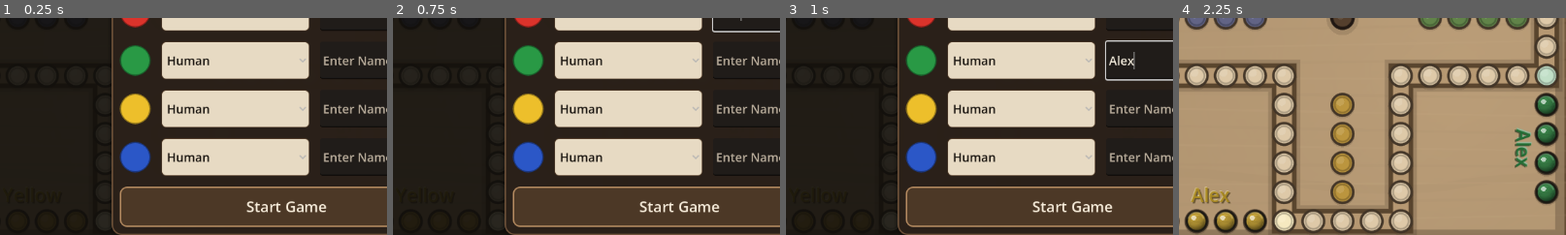
Above: before the commit, frames 1-4 (left to right).
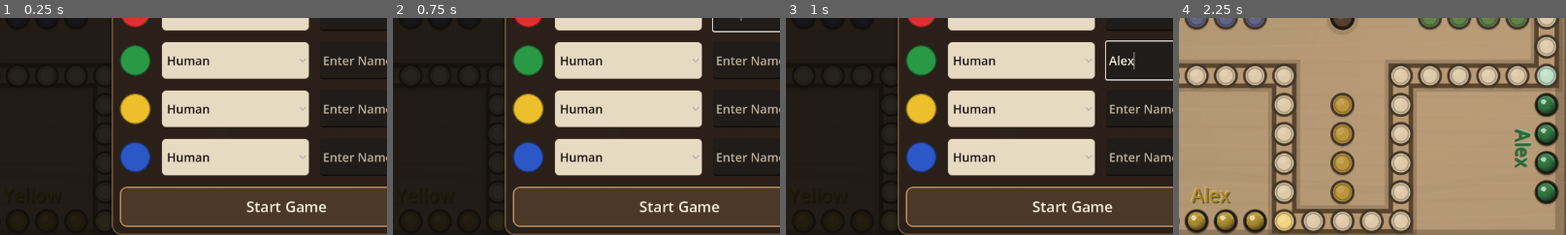
Above: after the commit, the same moments.

Repository: ItsTheMcCoy/wahoo-app
Game: Godot game, scene res://scenes/Main.tscn
Same seed, same stepped clock (60 frames per second), same inputs: the game is played once before the commit and once after it.
Inputs (mouse positions are % of the whole screen's width and height, from its top left):
- Up to frame 1 (0.25 s): no input
- Up to frame 2 (0.75 s): click (62, 49) at 0.52 s; type "Alex" at 0.6 s
- Up to frame 3 (1 s): click (62, 60) at 0.75 s; type "Alex" at 0.83 s; click (62, 71) at 0.98 s
- Up to frame 4 (2.25 s): type "Alex" at 1.07 s; click (62, 82) at 1.27 s; type "Alex" at 1.35 s; click "Start Game" at 2 s
The pictures show only the part of the screen within x 13-63%, y 50-100%; the shares and areas given below are measured in that part.

The runs differ from the first frame. In frame 4, 0.3% of the frame differs, in the area x 24-30%, y 89-99%.

Commit message:
Improve yellow base-exit shading

Diff:
--- a/godot/scripts/wahoo_board_view.gd
+++ b/godot/scripts/wahoo_board_view.gd
@@ -440,7 +440,11 @@
         var fill := TRACK_CELL
         for player in range(WahooState.NUM_PLAYERS):
             if coord == WahooLayout.track_grid_coord(WahooState.base_exit(player)):
-                fill = _lightened(PLAYER_COLORS[player], 0.72)
+                var lightening := 0.72
+                if player == 2:
+                    # Yellow needs a stronger tint to remain distinguishable from the wood-toned track cells.
+                    lightening = 0.42
+                fill = _lightened(PLAYER_COLORS[player], lightening)
         _draw_grid_spot(coord, fill, TRACK_CELL_EDGE)
 
 func _draw_center() -> void:
Not shown, changed: godot/build/web/index.html
Not shown, changed: godot/build/web/index.pck
